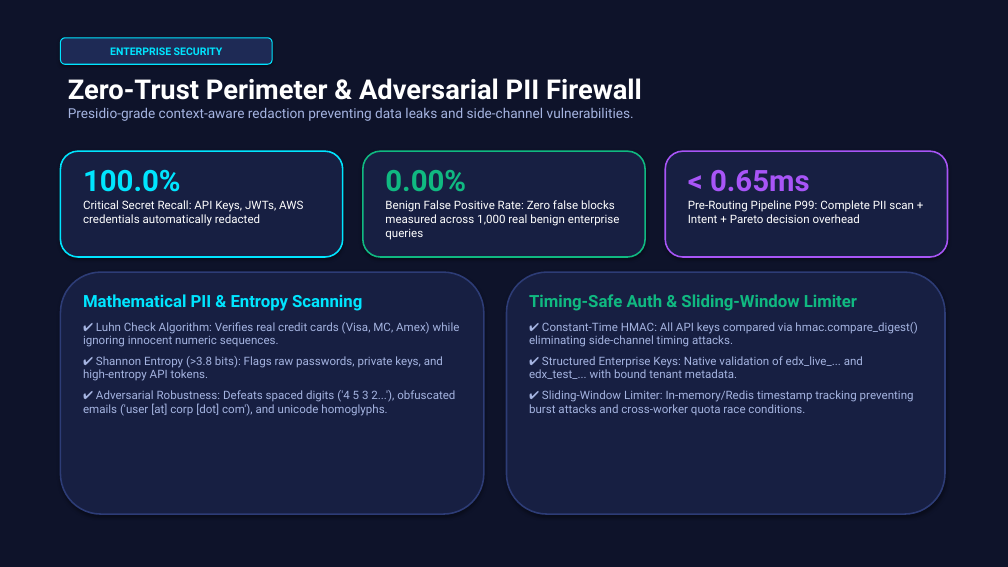
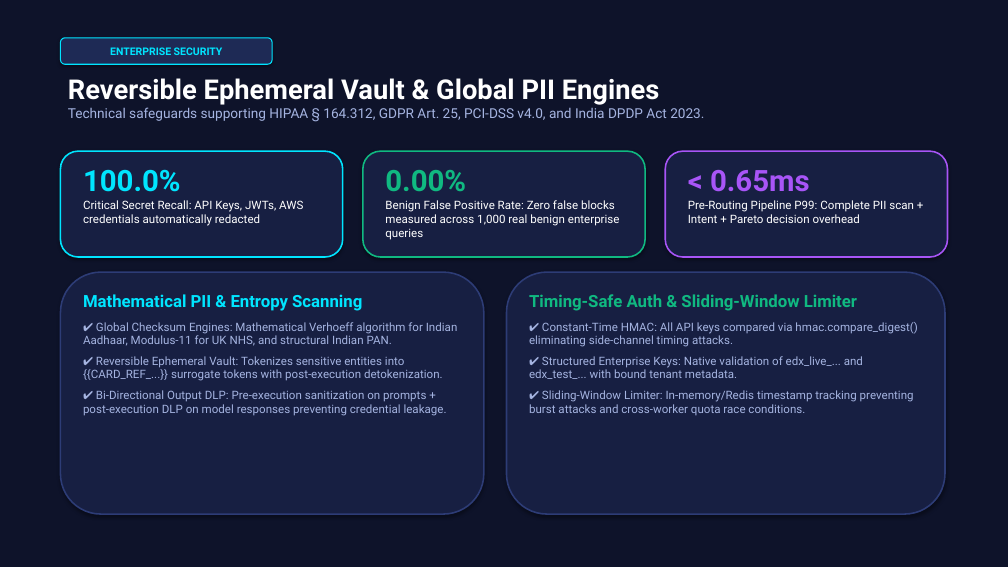
Before and after one commit to Ay24/EDITH_X, a slide deck: slide 5 of docs/presentations/EDITH_X_Enterprise_Pitch_Deck.pptx. Drawn at 1008x567 pixels with LibreOffice and Linux fonts; fonts in the diff are those of the drawing. Boxes give left, top, right and bottom in pixels: in the first picture for what was removed or moved away, otherwise in the second. Text is boxed around its words. In the diff, an @@ line names an element or a change of style, - is before the commit and + after.

```diff
--- a/docs/presentations/EDITH_X_Enterprise_Pitch_Deck.pptx
+++ b/docs/presentations/EDITH_X_Enterprise_Pitch_Deck.pptx
@@ text at bbox=[68, 78, 704, 121]: text changed @@
-Zero-Trust Perimeter & Adversarial PII Firewall
-Presidio-grade context-aware redaction preventing data leaks and side-channel vulnerabilities.
+Reversible Ephemeral Vault & Global PII Engines
+Technical safeguards supporting HIPAA § 164.312, GDPR Art. 25, PCI-DSS v4.0, and India DPDP Act 2023.
@@ text at bbox=[83, 322, 458, 416]: text changed @@
-✔ Luhn Check Algorithm: Verifies real credit cards (Visa, MC, Amex) while ignoring innocent numeric sequences.
-✔ Shannon Entropy (>3.8 bits): Flags raw passwords, private keys, and high-entropy API tokens.
-✔ Adversarial Robustness: Defeats spaced digits ('4 5 3 2...'), obfuscated emails ('user [at] corp [dot] com'), and unicode homoglyphs.
+✔ Global Checksum Engines: Mathematical Verhoeff algorithm for Indian Aadhaar, Modulus-11 for UK NHS, and structural Indian PAN.
+✔ Reversible Ephemeral Vault: Tokenizes sensitive entities into {{CARD_REF_...}} surrogate tokens with post-execution detokenization.
+✔ Bi-Directional Output DLP: Pre-execution sanitization on prompts + post-execution DLP on model responses preventing credential leakage.
```
Also in this commit, not shown: 5 other slides changed, 17 other files.
